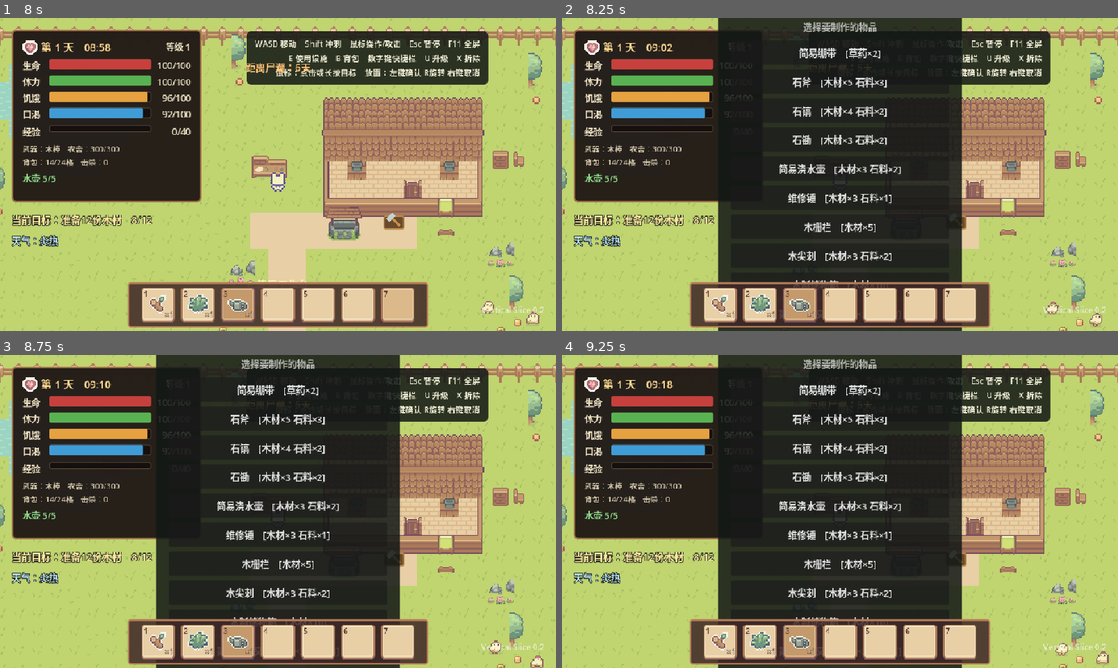
Above: before the commit, frames 1-4 (two rows, left to right).
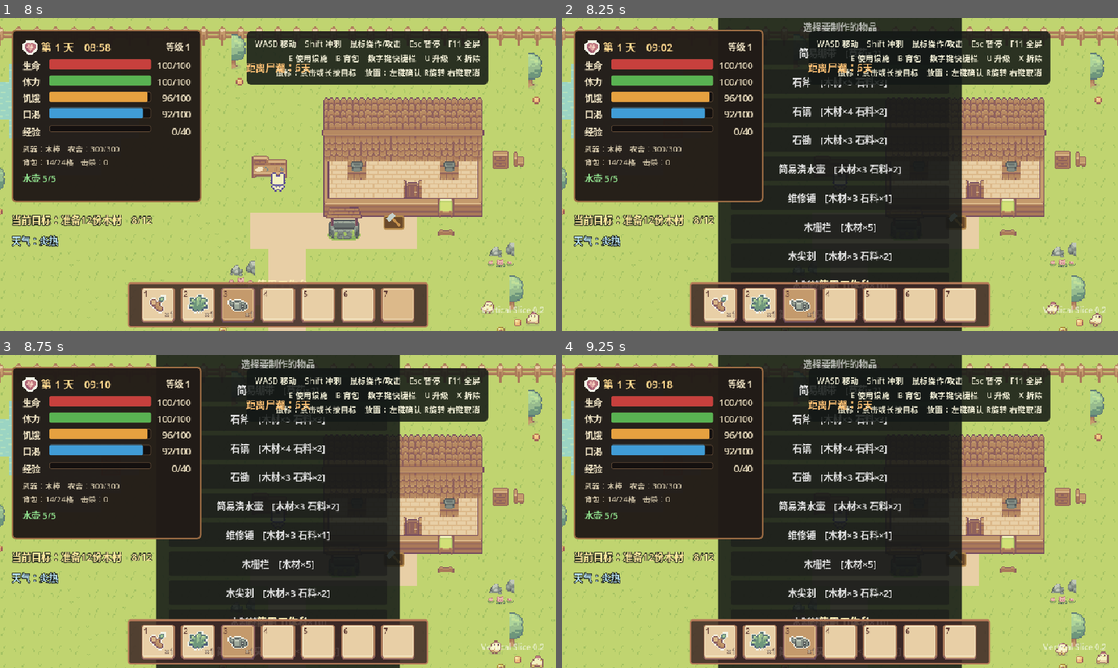
Above: after the commit, the same moments.

Repository: fanfanhappy/zombie-farm-survival
Game: Godot game, scene res://scenes/ui/main_menu.tscn
Two runs of this game, one before a commit and one after it. Both use one fixed random seed, a clock stepped at 60 frames per second and the inputs below.
Inputs (mouse positions are in pixels of both pictures, inside the frame that each line leads up to):
- Up to frame 1 (8 s): click "开始新游戏" at 0.5 s; move the mouse to (250, 237) at 1.27 s; hold W (move_up) 1.28-2 s; hold X (dismantle_structure) 1.28-2 s; click (250, 237) at 1.42 s; drag from (444, 221) to (250, 237) at 2.02 s; click "×1" at 2.75 s; click "×1" at 3.5 s; click "×1" at 4.25 s; click "×0" at 5 s; click "×0" at 5.75 s; click "×0" at 6.5 s; click "×0" at 7.25 s
- Up to frame 2 (8.25 s): move the mouse to (673, 127) at 8.02 s; hold A (move_left) from 8.03 s (still down); hold E (interact) from 8.03 s (still down); click (673, 127) at 8.17 s
- Up to frame 3 (8.75 s): keep holding A (move_left); keep holding E (interact)
- Up to frame 4 (9.25 s): release A (move_left) at 8.75 s; release E (interact) at 8.75 s; drag from (867, 511) to (673, 464) at 8.77 s

Frame 1 is identical in both runs. In frame 2, 2.2% of the frame differs, in the area x 28-72%, y 3-87%; in frame 3, 2.2%; in frame 4, 2.2%.

Commit message:
统一游戏界面层级与菜单容器

Diff:
--- a/scenes/game/game_world.tscn
+++ b/scenes/game/game_world.tscn
@@ -104,6 +104,17 @@
 [node name="UI" type="CanvasLayer" parent="."]
 layer = 20
 
+[node name="Menus" type="Control" parent="UI"]
+layout_mode = 3
+anchors_preset = 15
+anchor_right = 1.0
+anchor_bottom = 1.0
+grow_horizontal = 2
+grow_vertical = 2
+mouse_filter = 2
+
+[node name="FloatingTexts" type="Node2D" parent="UI"]
+
 [node name="WorldTileMap" type="Node2D" parent="GameWorld/TerrainLayers" unique_id=308722699]
 script = ExtResource("14_world_tilemap")
 
@@ -155,11 +166,18 @@
 position = Vector2(0, 2)
 shape = SubResource("CapsuleShape2D_player")
 
-[node name="HUD" type="CanvasLayer" parent="." unique_id=1722933136]
-
-[node name="StatusPanel" parent="HUD" instance=ExtResource("17_status_hud")]
-
-[node name="HelpPanel" type="PanelContainer" parent="HUD" unique_id=1852047460]
+[node name="HUD" type="Control" parent="UI" unique_id=1722933136]
+layout_mode = 3
+anchors_preset = 15
+anchor_right = 1.0
+anchor_bottom = 1.0
+grow_horizontal = 2
+grow_vertical = 2
+mouse_filter = 2
+
+[node name="StatusPanel" parent="UI/HUD" instance=ExtResource("17_status_hud")]
+
+[node name="HelpPanel" type="PanelContainer" parent="UI/HUD" unique_id=1852047460]
 anchors_preset = 1
 anchor_left = 1.0
 anchor_right = 1.0
@@ -170,21 +188,21 @@
 grow_horizontal = 0
 theme_override_styles/panel = SubResource("StyleBoxFlat_panel")
 
-[node name="Margin" type="MarginContainer" parent="HUD/HelpPanel" unique_id=454774787]
+[node name="Margin" type="MarginContainer" parent="UI/HUD/HelpPanel" unique_id=454774787]
 layout_mode = 2
 theme_override_constants/margin_left = 14
 theme_override_constants/margin_top = 10
 theme_override_constants/margin_right = 14
 theme_override_constants/margin_bottom = 10
 
-[node name="Help" type="Label" parent="HUD/HelpPanel/Margin" unique_id=371216887]
+[node name="Help" type="Label" parent="UI/HUD/HelpPanel/Margin" unique_id=371216887]
 layout_mode = 2
 theme_override_colors/font_color = Color(0.929, 0.918, 0.824, 1)
 theme_override_font_sizes/font_size = 14
 text = "操作说明"
 horizontal_alignment = 2
 
-[node name="Prompt" type="Label" parent="HUD" unique_id=1178874905]
+[node name="Prompt" type="Label" parent="UI/HUD" unique_id=1178874905]
 anchors_preset = 7
 anchor_left = 0.5
 anchor_top = 1.0
@@ -201,7 +219,7 @@
 horizontal_alignment = 1
 vertical_alignment = 1
 
-[node name="Message" type="Label" parent="HUD" unique_id=1024884298]
+[node name="Message" type="Label" parent="UI/HUD" unique_id=1024884298]
 anchors_preset = 10
 anchor_right = 1.0
 offset_left = 250.0
@@ -214,7 +232,7 @@
 horizontal_alignment = 1
 vertical_alignment = 1
 
-[node name="HordeStatus" type="Label" parent="HUD" unique_id=608200604]
+[node name="HordeStatus" type="Label" parent="UI/HUD" unique_id=608200604]
 anchors_preset = 10
 anchor_right = 1.0
 offset_left = 330.0
@@ -228,7 +246,7 @@
 horizontal_alignment = 1
 vertical_alignment = 1
 
-[node name="ObjectiveStatus" type="Label" parent="HUD" unique_id=55817735]
+[node name="ObjectiveStatus" type="Label" parent="UI/HUD" unique_id=55817735]
 offset_left = 20.0
 offset_top = 330.0
 offset_right = 430.0
@@ -240,7 +258,7 @@
 text = "当前目标"
 vertical_alignment = 1
 
-[node name="WeatherStatus" type="Label" parent="HUD" unique_id=1530098105]
+[node name="WeatherStatus" type="Label" parent="UI/HUD" unique_id=1530098105]
 offset_left = 20.0
 offset_top = 372.0
 offset_right = 300.0
@@ -250,7 +268,7 @@
 theme_override_font_sizes/font_size = 16
 text = "天气：晴朗"
 
-[node name="PrototypeBadge" type="Label" parent="HUD" unique_id=1177012578]
+[node name="PrototypeBadge" type="Label" parent="UI/HUD" unique_id=1177012578]
 anchors_preset = 3
 anchor_left = 1.0
 anchor_top = 1.0
@@ -267,7 +285,7 @@
 text = "Vertical Slice 0.2"
 horizontal_alignment = 2
 
-[node name="CraftingPanel" type="PanelContainer" parent="HUD" unique_id=134803110]
+[node name="CraftingPanel" type="PanelContainer" parent="UI/Menus" unique_id=134803110]
 visible = false
 anchors_preset = 8
 anchor_left = 0.5
@@ -282,41 +300,41 @@
 grow_vertical = 2
 theme_override_styles/panel = SubResource("StyleBoxFlat_panel")
 
-[node name="Margin" type="MarginContainer" parent="HUD/CraftingPanel" unique_id=1528261598]
+[node name="Margin" type="MarginContainer" parent="UI/Menus/CraftingPanel" unique_id=1528261598]
 layout_mode = 2
 theme_override_constants/margin_left = 22
 theme_override_constants/margin_top = 18
 theme_override_constants/margin_right = 22
 theme_override_constants/margin_bottom = 18
 
-[node name="Content" type="VBoxContainer" parent="HUD/CraftingPanel/Margin" unique_id=464076623]
+[node name="Content" type="VBoxContainer" parent="UI/Menus/CraftingPanel/Margin" unique_id=464076623]
 layout_mode = 2
 theme_override_constants/separation = 12
 
-[node name="Title" type="Label" parent="HUD/CraftingPanel/Margin/Content" unique_id=1241703807]
+[node name="Title" type="Label" parent="UI/Menus/CraftingPanel/Margin/Content" unique_id=1241703807]
 layout_mode = 2
 theme_override_colors/font_color = Color(1, 0.92, 0.67, 1)
 theme_override_font_sizes/font_size = 24
 text = "工作台"
 horizontal_alignment = 1
 
-[node name="Hint" type="Label" parent="HUD/CraftingPanel/Margin/Content" unique_id=282842918]
+[node name="Hint" type="Label" parent="UI/Menus/CraftingPanel/Margin/Content" unique_id=282842918]
 layout_mode = 2
 theme_override_colors/font_color = Color(1, 1, 1, 0.65)
 text = "选择要制作的物品"
 horizontal_alignment = 1
 
-[node name="RecipeList" type="VBoxContainer" parent="HUD/CraftingPanel/Margin/Content" unique_id=361145837]
+[node name="RecipeList" type="VBoxContainer" parent="UI/Menus/CraftingPanel/Margin/Content" unique_id=361145837]
 layout_mode = 2
 size_flags_vertical = 3
 theme_override_constants/separation = 8
 
-[node name="Close" type="Button" parent="HUD/CraftingPanel/Margin/Content" unique_id=937278059]
+[node name="Close" type="Button" parent="UI/Menus/CraftingPanel/Margin/Content" unique_id=937278059]
 custom_minimum_size = Vector2(0, 42)
 layout_mode = 2
 text = "关闭（Esc）"
 
-[node name="PauseOverlay" type="ColorRect" parent="HUD" unique_id=1054448592]
+[node name="PauseOverlay" type="ColorRect" parent="UI/Menus" unique_id=1054448592]
 visible = false
 anchors_preset = 15
 anchor_right = 1.0
@@ -325,7 +343,7 @@
 grow_vertical = 2
 color = Color(0.02, 0.025, 0.023, 0.72)
 
-[node name="PausePanel" type="PanelContainer" parent="HUD/PauseOverlay" unique_id=1806804923]
+[node name="PausePanel" type="PanelContainer" parent="UI/Menus/PauseOverlay" unique_id=1806804923]
 layout_mode = 0
 anchor_left = 0.5
 anchor_top = 0.5
@@ -339,43 +357,43 @@
 grow_vertical = 2
 theme_override_styles/panel = SubResource("StyleBoxFlat_panel")
 
-[node name="Margin" type="MarginContainer" parent="HUD/PauseOverlay/PausePanel" unique_id=395840187]
+[node name="Margin" type="MarginContainer" parent="UI/Menus/PauseOverlay/PausePanel" unique_id=395840187]
 layout_mode = 2
 theme_override_constants/margin_left = 26
 theme_override_constants/margin_top = 22
 theme_override_constants/margin_right = 26
 theme_override_constants/margin_bottom = 22
 
-[node name="Buttons" type="VBoxContainer" parent="HUD/PauseOverlay/PausePanel/Margin" unique_id=191912974]
+[node name="Buttons" type="VBoxContainer" parent="UI/Menus/PauseOverlay/PausePanel/Margin" unique_id=191912974]
 layout_mode = 2
 theme_override_constants/separation = 12
 
-[node name="Title" type="Label" parent="HUD/PauseOverlay/PausePanel/Margin/Buttons" unique_id=1109687388]
+[node name="Title" type="Label" parent="UI/Menus/PauseOverlay/PausePanel/Margin/Buttons" unique_id=1109687388]
 layout_mode = 2
 theme_override_font_sizes/font_size = 28
 text = "游戏暂停"
 horizontal_alignment = 1
 
-[node name="Resume" type="Button" parent="HUD/PauseOverlay/PausePanel/Margin/Buttons" unique_id=1552261681]
+[node name="Resume" type="Button" parent="UI/Menus/PauseOverlay/PausePanel/Margin/Buttons" unique_id=1552261681]
 custom_minimum_size = Vector2(0, 42)
 layout_mode = 2
 text = "继续游戏"
 
-[node name="Save" type="Button" parent="HUD/PauseOverlay/PausePanel/Margin/Buttons" unique_id=1912884458]
+[node name="Save" type="Button" parent="UI/Menus/PauseOverlay/PausePanel/Margin/Buttons" unique_id=1912884458]
 custom_minimum_size = Vector2(0, 42)
 layout_mode = 2
 text = "保存游戏"
 
-[node name="Load" type="Button" parent="HUD/PauseOverlay/PausePanel/Margin/Buttons" unique_id=1556772991]
+[node name="Load" type="Button" parent="UI/Menus/PauseOverlay/PausePanel/Margin/Buttons" unique_id=1556772991]
 custom_minimum_size = Vector2(0, 42)
 layout_mode = 2
 text = "读取存档"
 
-[node name="Quit" type="Button" parent="HUD/PauseOverlay/PausePanel/Margin/Buttons" unique_id=952791415]
+[node name="Quit" type="Button" parent="UI/Menus/PauseOverlay/PausePanel/Margin/Buttons" unique_id=952791415]
 custom_minimum_size = Vector2(0, 42)
 layout_mode = 2
 text = "退出游戏"
 
-[node name="InventoryUI" parent="." instance=ExtResource("5_inventory_ui")]
-
-[node name="StorageUI" parent="." instance=ExtResource("10_storage_ui")]
+[node name="InventoryUI" parent="UI" instance=ExtResource("5_inventory_ui")]
+
+[node name="StorageUI" parent="UI/Menus" instance=ExtResource("10_storage_ui")]
--- a/scenes/ui/inventory_ui.tscn
+++ b/scenes/ui/inventory_ui.tscn
@@ -3,8 +3,14 @@
 [ext_resource type="Script" path="res://scripts/ui/inventory_ui.gd" id="1_script"]
 [ext_resource type="Theme" path="res://resources/themes/survival_ui_theme.tres" id="2_theme"]
 
-[node name="InventoryUI" type="CanvasLayer"]
-layer = 2
+[node name="InventoryUI" type="Control"]
+layout_mode = 3
+anchors_preset = 15
+anchor_right = 1.0
+anchor_bottom = 1.0
+grow_horizontal = 2
+grow_vertical = 2
+mouse_filter = 2
 script = ExtResource("1_script")
 
 [node name="HotbarPanel" type="PanelContainer" parent="."]
--- a/scenes/ui/storage_ui.tscn
+++ b/scenes/ui/storage_ui.tscn
@@ -3,8 +3,14 @@
 [ext_resource type="Script" path="res://scripts/ui/storage_ui.gd" id="1_script"]
 [ext_resource type="Theme" path="res://resources/themes/survival_ui_theme.tres" id="2_theme"]
 
-[node name="StorageUI" type="CanvasLayer"]
-layer = 3
+[node name="StorageUI" type="Control"]
+layout_mode = 3
+anchors_preset = 15
+anchor_right = 1.0
+anchor_bottom = 1.0
+grow_horizontal = 2
+grow_vertical = 2
+mouse_filter = 2
 script = ExtResource("1_script")
 
 [node name="Overlay" type="ColorRect" parent="."]
--- a/scripts/core/game_controller.gd
+++ b/scripts/core/game_controller.gd
@@ -21,27 +21,27 @@
 
 @onready var player: Player = $GameWorld/DynamicYSortGroup/Player
 @onready var darkness: CanvasModulate = $GameWorld/WorldLighting
-@onready var status_hud: CharacterStatusHUD = $HUD/StatusPanel
-@onready var prompt_label: Label = $HUD/Prompt
-@onready var message_label: Label = $HUD/Message
-@onready var help_label: Label = $HUD/HelpPanel/Margin/Help
+@onready var status_hud: CharacterStatusHUD = $UI/HUD/StatusPanel
+@onready var prompt_label: Label = $UI/HUD/Prompt
+@onready var message_label: Label = $UI/HUD/Message
+@onready var help_label: Label = $UI/HUD/HelpPanel/Margin/Help
 @onready var crafting_system: CraftingSystem = $GameSession/CraftingSystem
-@onready var crafting_panel: PanelContainer = $HUD/CraftingPanel
-@onready var crafting_title: Label = $HUD/CraftingPanel/Margin/Content/Title
-@onready var recipe_list: VBoxContainer = $HUD/CraftingPanel/Margin/Content/RecipeList
+@onready var crafting_panel: PanelContainer = $UI/Menus/CraftingPanel
+@onready var crafting_title: Label = $UI/Menus/CraftingPanel/Margin/Content/Title
+@onready var recipe_list: VBoxContainer = $UI/Menus/CraftingPanel/Margin/Content/RecipeList
 @onready var inventory: InventorySystem = $GameSession/InventorySystem
-@onready var inventory_ui: InventoryUI = $InventoryUI
-@onready var storage_ui: StorageUI = $StorageUI
+@onready var inventory_ui: InventoryUI = $UI/InventoryUI
+@onready var storage_ui: StorageUI = $UI/Menus/StorageUI
 @onready var placement_system: PlacementSystem = $PlacementSystem
 @onready var defense_upgrade_system: DefenseUpgradeSystem = $GameSession/DefenseUpgradeSystem
 @onready var horde_system: HordeSystem = $GameSession/HordeSystem
-@onready var horde_label: Label = $HUD/HordeStatus
+@onready var horde_label: Label = $UI/HUD/HordeStatus
 @onready var farming_system: FarmingSystem = $GameSession/FarmingSystem
 @onready var objective_system: ObjectiveSystem = $GameSession/ObjectiveSystem
-@onready var objective_label: Label = $HUD/ObjectiveStatus
+@onready var objective_label: Label = $UI/HUD/ObjectiveStatus
 @onready var weather_system: WeatherSystem = $GameSession/WeatherSystem
-@onready var weather_label: Label = $HUD/WeatherStatus
-@onready var pause_overlay: ColorRect = $HUD/PauseOverlay
+@onready var weather_label: Label = $UI/HUD/WeatherStatus
+@onready var pause_overlay: ColorRect = $UI/Menus/PauseOverlay
 @onready var world_tile_map: WorldTileMap = $GameWorld/TerrainLayers/WorldTileMap
 @onready var logic_layers: Node2D = $GameWorld/LogicLayers
 @onready var building_layer: Node2D = $GameWorld/DynamicYSortGroup/BuildingLayer
@@ -94,11 +94,11 @@
 	player.died.connect(_on_player_died)
 	_spawn_world_objects()
 	_create_world_collisions()
-	$HUD/CraftingPanel/Margin/Content/Close.pressed.connect(close_crafting)
-	$HUD/PauseOverlay/PausePanel/Margin/Buttons/Resume.pressed.connect(_set_paused.bind(false))
-	$HUD/PauseOverlay/PausePanel/Margin/Buttons/Save.pressed.connect(save_game)
-	$HUD/PauseOverlay/PausePanel/Margin/Buttons/Load.pressed.connect(load_game)
-	$HUD/PauseOverlay/PausePanel/Margin/Buttons/Quit.pressed.connect(get_tree().quit)
+	$UI/Menus/CraftingPanel/Margin/Content/Close.pressed.connect(close_crafting)
+	$UI/Menus/PauseOverlay/PausePanel/Margin/Buttons/Resume.pressed.connect(_set_paused.bind(false))
+	$UI/Menus/PauseOverlay/PausePanel/Margin/Buttons/Save.pressed.connect(save_game)
+	$UI/Menus/PauseOverlay/PausePanel/Margin/Buttons/Load.pressed.connect(load_game)
+	$UI/Menus/PauseOverlay/PausePanel/Margin/Buttons/Quit.pressed.connect(get_tree().quit)
 	_update_hud()
 	var start_mode := SaveSystem.consume_start_mode()
 	if start_mode == "continue": load_game()
@@ -803,7 +803,7 @@
 	pause_overlay.visible = paused
 	Engine.time_scale = 0.0 if paused else 1.0
 	_set_player_control(not paused)
-	if paused: $HUD/PauseOverlay/PausePanel/Margin/Buttons/Resume.grab_focus()
+	if paused: $UI/Menus/PauseOverlay/PausePanel/Margin/Buttons/Resume.grab_focus()
 
 
 func _exit_tree() -> void:
--- a/scripts/ui/inventory_ui.gd
+++ b/scripts/ui/inventory_ui.gd
@@ -1,5 +1,5 @@
 class_name InventoryUI
-extends CanvasLayer
+extends Control
 
 signal item_use_requested(item_id: String)
 signal item_drop_requested(item_id: String)
--- a/scripts/ui/storage_ui.gd
+++ b/scripts/ui/storage_ui.gd
@@ -1,5 +1,5 @@
 class_name StorageUI
-extends CanvasLayer
+extends Control
 
 signal storage_closed
 
--- a/tests/architecture_phase2_test.gd
+++ b/tests/architecture_phase2_test.gd
@@ -15,6 +15,11 @@
 	assert(game.get_node("GameWorld/WorldLighting") is CanvasModulate)
 	assert(game.get_node("ScreenEffects/DamageVignette") is ColorRect)
 	assert(game.get_node("ScreenEffects/FadeTransition") is ColorRect)
+	assert(game.get_node("UI/HUD") is Control)
+	assert(game.get_node("UI/InventoryUI") is InventoryUI)
+	assert(game.get_node("UI/Menus/StorageUI") is StorageUI)
+	assert(game.get_node("UI/Menus/CraftingPanel") is PanelContainer)
+	assert(game.get_node("UI/Menus/PauseOverlay") is ColorRect)
 	assert(get_nodes_in_group("farm_plots").size() == 72)
 	assert(get_nodes_in_group("chickens").size() == 3)
 	assert(get_nodes_in_group("mouse_action_targets").size() >= 9)
